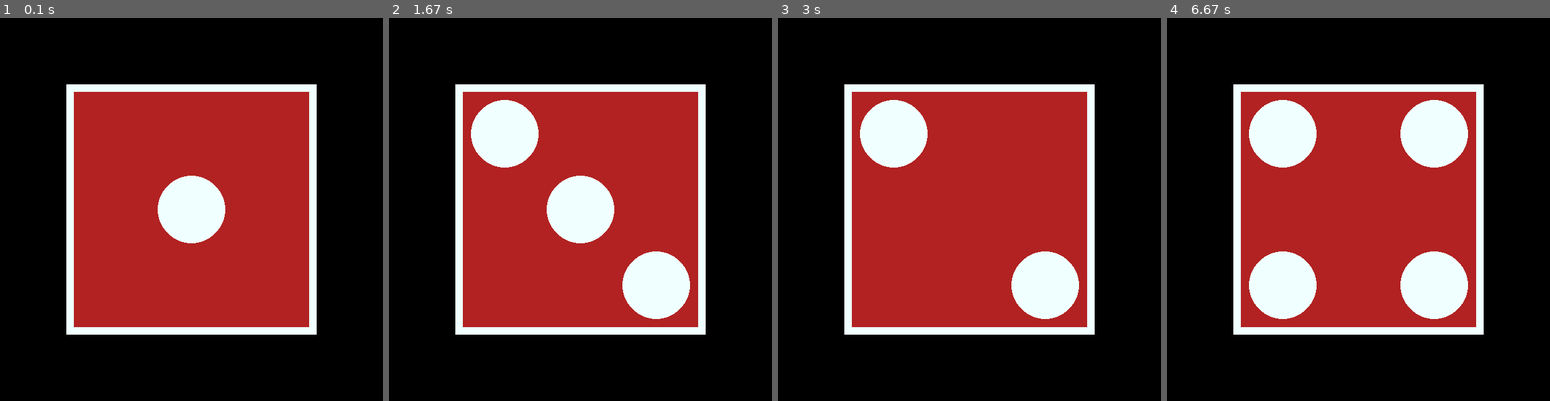
Above: before the commit, frames 1-4 (left to right).
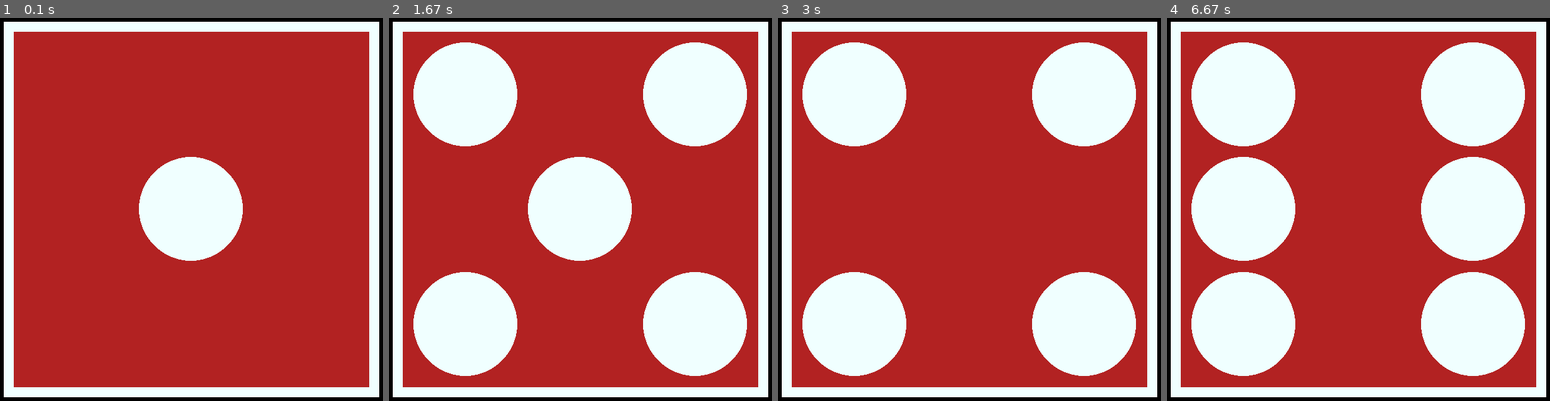
Above: after the commit, the same moments.

Repository: hitbox/scratch
Game: pygame game, started from pygame/dicepips.py
The game is run twice, just before and just after one commit, with the same random seed, the same clock (stepped at 60 frames per second) and the same inputs.
Inputs:
- Up to frame 1 (0.1 s): no input
- Up to frame 2 (1.67 s): tap Space at 0.33 s; hold Space 0.67-1.13 s; hold Right 0.67-1.13 s; hold Right from 1.22 s (still down)
- Up to frame 3 (3 s): release Right at 1.68 s; hold Right 1.77-2.23 s; hold Left 2.27-2.83 s; hold Left from 2.87 s (still down)
- Up to frame 4 (6.67 s): release Left at 3.62 s; hold Right 3.65-4.52 s; hold Left 4.55-5.5 s; hold Right 5.53-6.55 s; hold Right from 6.58 s (still down)

The runs differ from the first frame. In frame 1, 62% of the frame differs, in the area x 0-100%, y 0-100%; in frame 2, 67%; in frame 3, 64%; in frame 4, 70%.

Commit message:
pygame/dicepips.py
- added roll
- cleanup

Diff:
--- a/pygame/dicepips.py
+++ b/pygame/dicepips.py
@@ -1,13 +1,15 @@
+import random
+
 import pygamelib
 
 from pygamelib import pygame
 
 class CycleDemo(pygamelib.DemoBase):
 
-    def __init__(self, images, rects):
-        self.images = images
-        self.rects = rects
+    def __init__(self, blits):
+        self.blits = blits
         self.index = 0
+        self.roll = None
 
     def do_quit(self, event):
         self.engine.stop()
@@ -15,20 +17,31 @@
     def do_keydown(self, event):
         if event.key in (pygame.K_ESCAPE, pygame.K_q):
             pygamelib.post_quit()
-        elif event.key == pygame.K_RIGHT:
-            self.index = (self.index + 1) % len(self.images)
+        elif event.key in (pygame.K_RIGHT, pygame.K_LEFT):
+            if event.key == pygame.K_RIGHT:
+                delta = +1
+            else:
+                delta = -1
+            self.index = (self.index + delta) % len(self.blits)
             pygamelib.post_videoexpose()
-        elif event.key == pygame.K_LEFT:
-            self.index = (self.index - 1) % len(self.images)
-            pygamelib.post_videoexpose()
+        elif event.key == pygame.K_SPACE:
+            self.roll = random.randint(6, 24)
 
     def do_videoexpose(self, event):
         self.draw()
 
+    def update(self):
+        super().update()
+        if self.roll and self.roll > 0:
+            # TODO
+            # - animation timer
+            self.index = (self.index + 1) % len(self.blits)
+            self.roll -= 1
+            pygamelib.post_videoexpose()
+
     def draw(self):
         self.screen.fill('black')
-        image = self.images[self.index]
-        rect = self.rects[self.index]
+        image, rect = self.blits[self.index]
         self.screen.blit(image, rect)
         pygame.display.flip()
 
@@ -118,20 +131,18 @@
 def run(display_size):
     window = pygame.Rect((0,0), display_size)
 
-    images = []
-    rects = []
-    for n in range(1,10):
-        die_size = (min(display_size) // 2,)*2
+    blits = []
+    for n in range(1,7):
+        die_size = (int(min(display_size) * 0.75),)*2
         die_surf = pygame.Surface(die_size)
         die_surf.fill('firebrick')
-        border = min(die_size) // 16
+        border = min(die_size) // 18
         draw_die(die_surf, n, border)
         pygame.draw.rect(die_surf, 'azure', die_surf.get_rect(), border // 2)
         die_rect = die_surf.get_rect(center=window.center)
-        images.append(die_surf)
-        rects.append(die_rect)
+        blits.append((die_surf, die_rect))
 
-    state = CycleDemo(images, rects)
+    state = CycleDemo(blits)
     pygame.display.set_mode(display_size)
     engine = pygamelib.Engine()
     engine.run(state)
